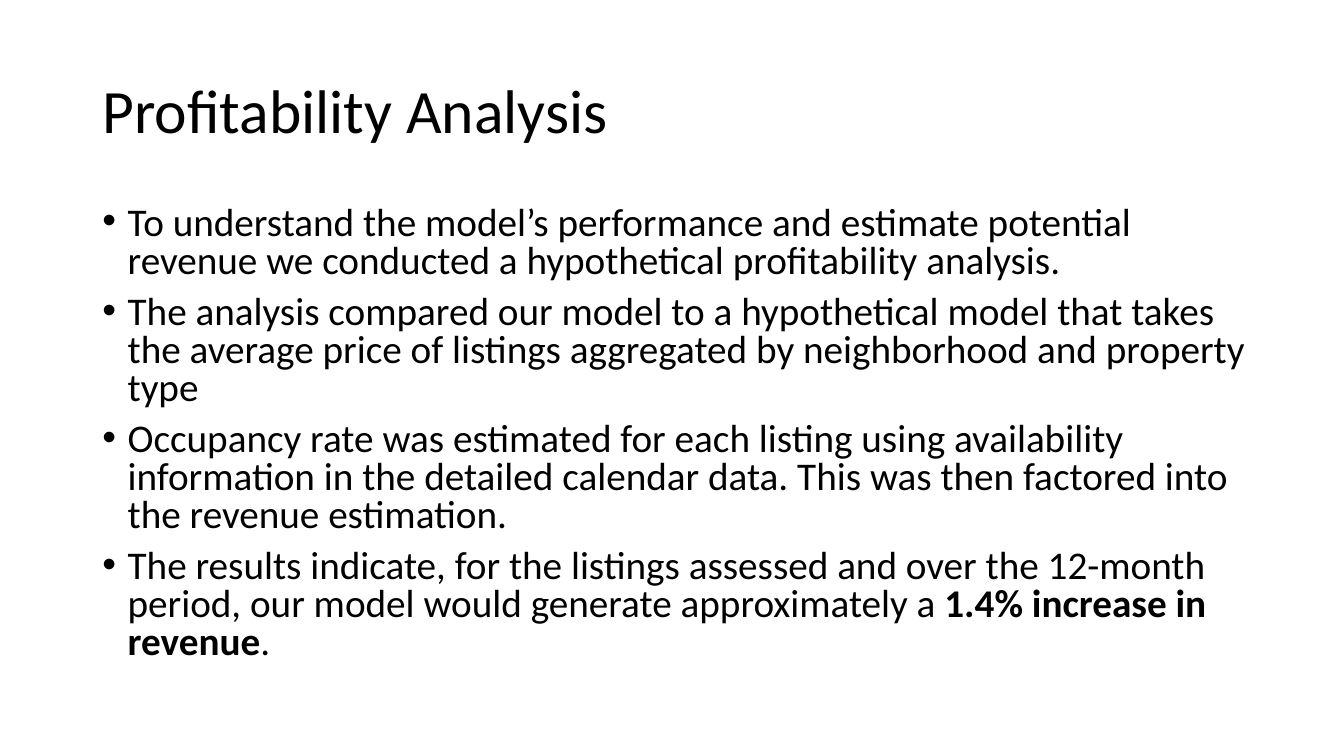
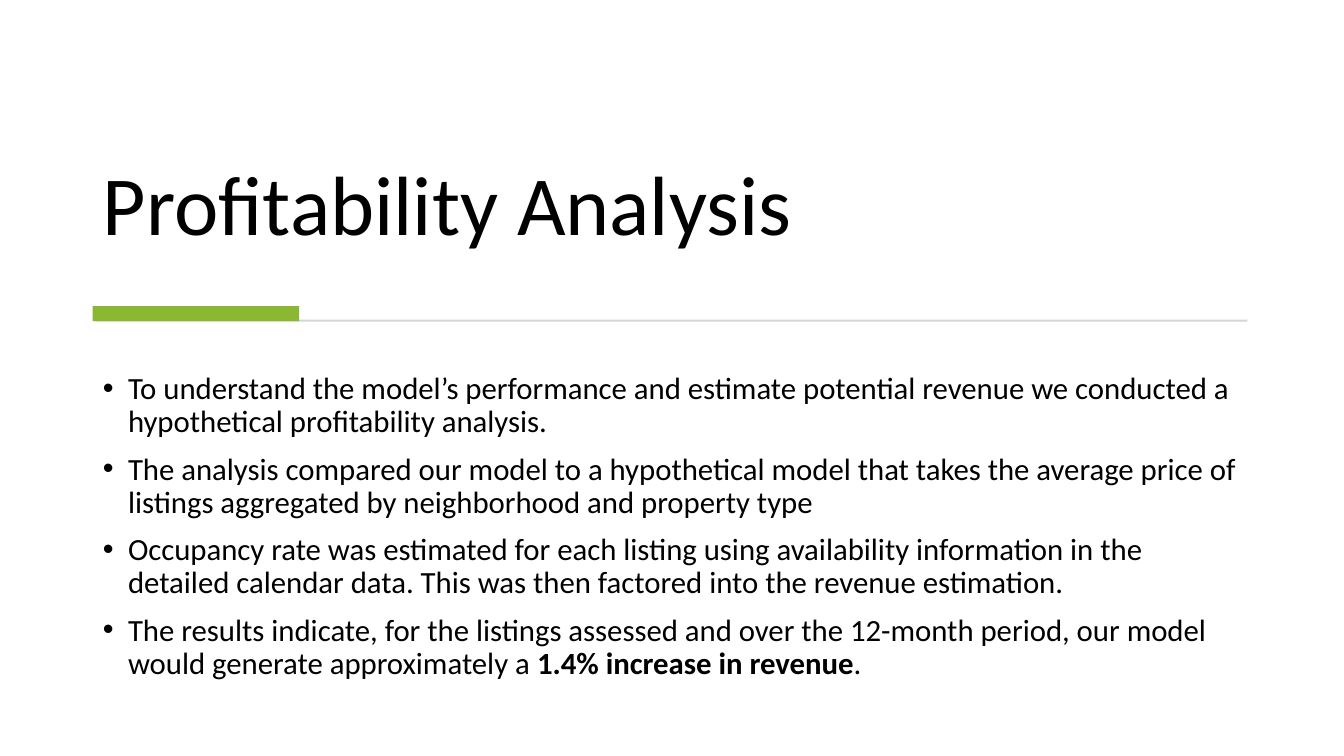
Before and after one commit to n-altawam/Sprinboard, a slide deck: slide 15 of Capstone 2/Report Files/Capstone 2 Presentation.pptx (slide 14 before the commit). Drawn at 1344x756 pixels with LibreOffice and Linux fonts; fonts in the diff are those of the drawing. Boxes give left, top, right and bottom in pixels: in the first picture for what was removed or moved away, otherwise in the second. Text is boxed around its words. In the diff, an @@ line names an element or a change of style, - is before the commit and + after.

```diff
--- a/Capstone 2/Report Files/Capstone 2 Presentation.pptx
+++ b/Capstone 2/Report Files/Capstone 2 Presentation.pptx
@@ title "Profitability Analysis": place and size @@
-title "Profitability Analysis" at (102,90,607,143)
+title "Profitability Analysis" at (103,176,791,249)
@@ title "Profitability Analysis" at (103,176,791,249): size 44 to 60 pt; vertical alignment middle to bottom @@
@@ rectangle added at (93,307,299,322), fill #8AB833 @@
@@ rectangle added at (96,320,1248,322), fill #D5D5D5 @@
@@ text "To understand the model’s performance ...": place and size @@
-text "To understand the model’s performance ..." at (128,208,1245,656)
+text "To understand the model’s performance ..." at (128,377,1236,680)
@@ text "To understand the model’s performance ..." at (128,377,1236,680): size 28 to 22 pt; line spacing 0.8 to 0.9 @@
```
Also in this commit, not shown: 5 other slides changed, 1 slide added, 9 other files.
